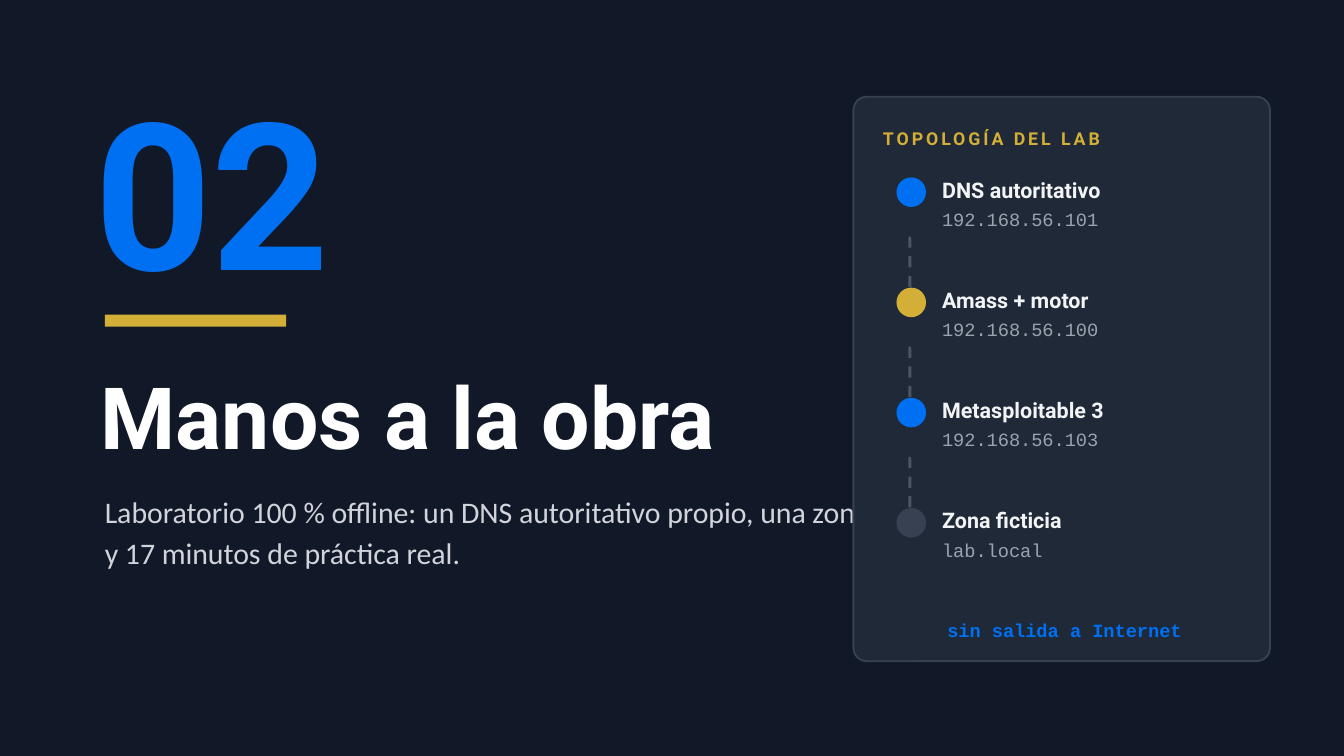
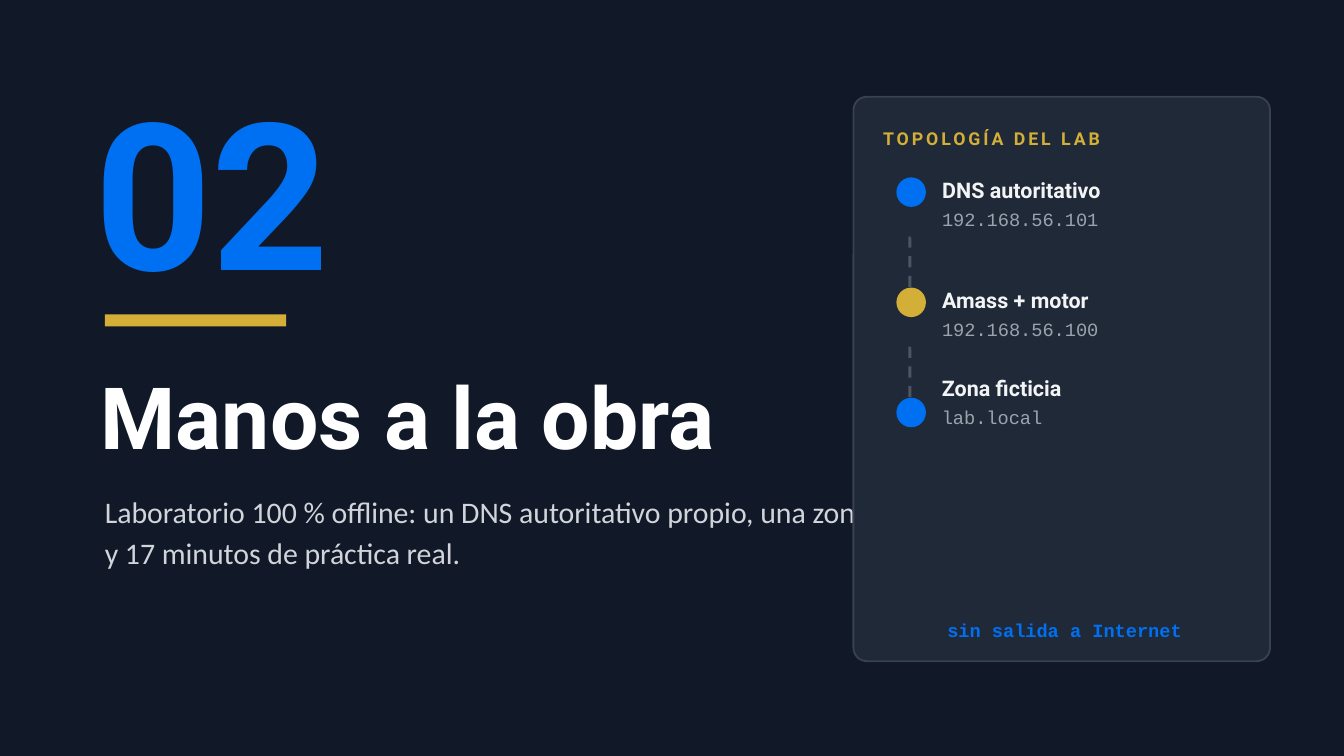
Before and after one commit to Mista299/lab-amass-owasp-seguridad-info, a slide deck: slide 7 of slides/output/OWASP-Amass-Presentacion.pptx. Drawn at 1344x756 pixels with LibreOffice and Linux fonts; fonts in the diff are those of the drawing. Boxes give left, top, right and bottom in pixels: in the first picture for what was removed or moved away, otherwise in the second. Text is boxed around its words. In the diff, an @@ line names an element or a change of style, - is before the commit and + after.

```diff
--- a/slides/output/OWASP-Amass-Presentacion.pptx
+++ b/slides/output/OWASP-Amass-Presentacion.pptx
@@ text "Zona ficticia": place and size @@
-text "Zona ficticia" at bbox=[942, 511, 1062, 528]
+text "Zona ficticia" at bbox=[942, 379, 1062, 396]
@@ text "lab.local": place and size @@
-text "lab.local" at bbox=[942, 544, 1042, 557]
+text "lab.local" at bbox=[942, 411, 1042, 424]
@@ text removed at bbox=[942, 402, 1103, 423] @@
-Metasploitable 3
@@ text removed at bbox=[942, 433, 1098, 446] @@
-192.168.56.103
@@ line removed from (910, 457) to (910, 508) @@
@@ text "Laboratorio 100 % offline: un ..." rewrapped from bbox=[105, 498, 955, 569] to bbox=[105, 498, 870, 569] @@
@@ ellipse removed at bbox=[896, 508, 926, 538] @@
```
Also in this commit, not shown: 3 other slides changed, 3 other files.
